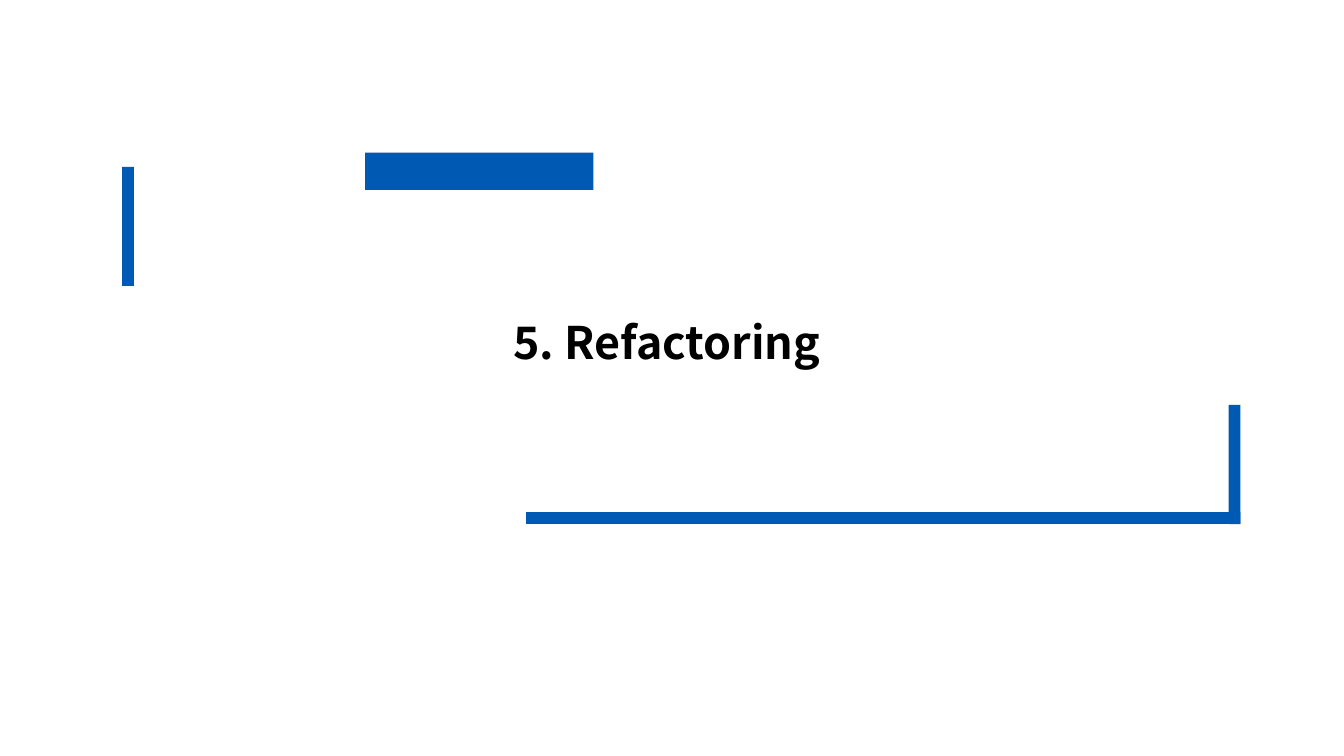
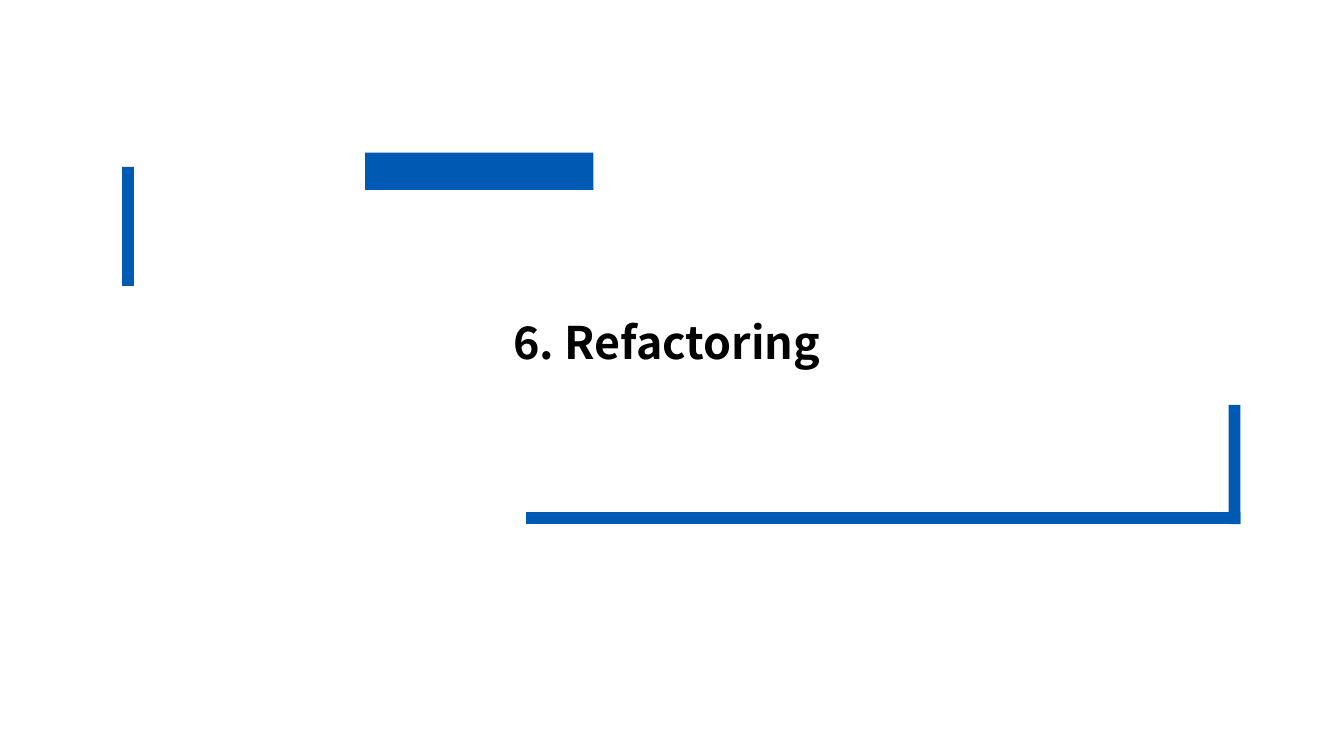
Before and after one commit to sunw-moon-9136/ssd-accept-all, a slide deck: slide 25 of presentation/25_CRA_5차_JAVA_A조.pptx (slide 24 before the commit). Drawn at 1344x756 pixels with LibreOffice and Linux fonts; fonts in the diff are those of the drawing. Boxes give left, top, right and bottom in pixels: in the first picture for what was removed or moved away, otherwise in the second. Text is boxed around its words. In the diff, an @@ line names an element or a change of style, - is before the commit and + after.

```diff
--- a/presentation/25_CRA_5차_JAVA_A조.pptx
+++ b/presentation/25_CRA_5차_JAVA_A조.pptx
@@ text at (x1=513, y1=322, x2=821, y2=370): text changed @@
-5. Refactoring
+6. Refactoring
```
Also in this commit, not shown: 6 other slides changed, 1 slide added.
